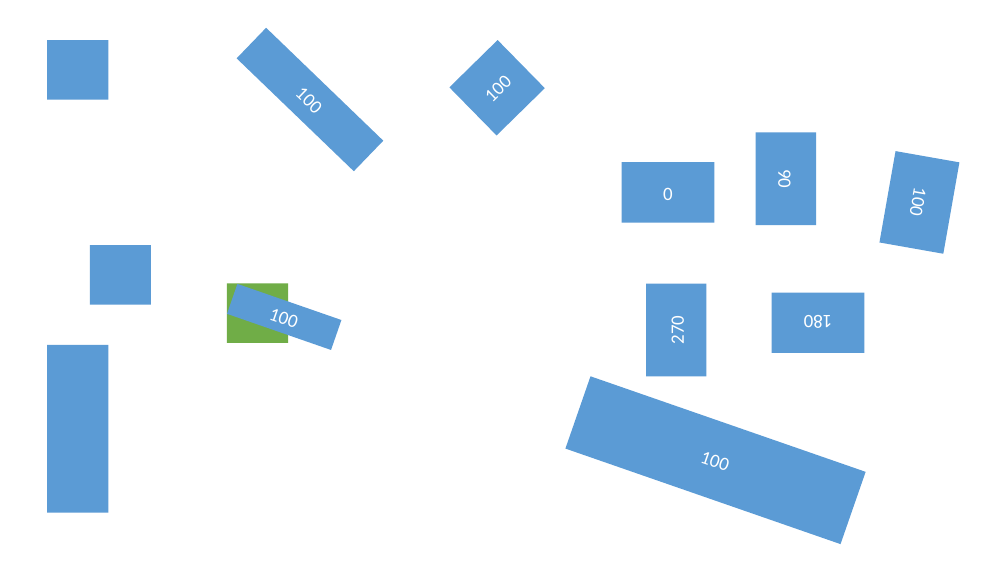
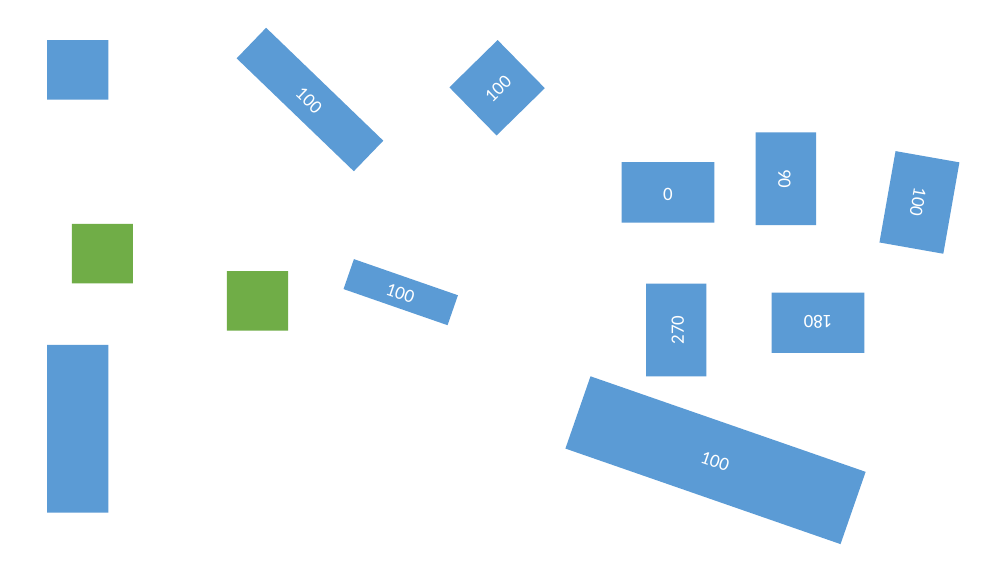
Before and after one commit to iappyx/Instrumenta, a slide deck: slide 2 of src/InstrumentaPowerpointToolbar.pptm. Drawn at 1008x567 pixels with LibreOffice and Linux fonts; fonts in the diff are those of the drawing. Boxes give left, top, right and bottom in pixels: in the first picture for what was removed or moved away, otherwise in the second. Text is boxed around its words. In the diff, an @@ line names an element or a change of style, - is before the commit and + after.

```diff
--- a/src/InstrumentaPowerpointToolbar.pptm
+++ b/src/InstrumentaPowerpointToolbar.pptm
@@ rectangle: place and size @@
-rectangle at <box>90,245,151,305</box>
+rectangle at <box>72,224,133,284</box>
@@ rectangle at <box>72,224,133,284</box>: fill #5B9BD5 to #70AD47 @@
@@ rectangle "100": place and size @@
-rectangle "100" at <box>227,284,342,350</box>
+rectangle "100" at <box>343,259,458,325</box>
@@ rectangle: place and size @@
-rectangle at <box>227,284,288,343</box>
+rectangle at <box>227,271,288,331</box>
```
Also in this commit, not shown: 1 slide removed, 1 other file.
